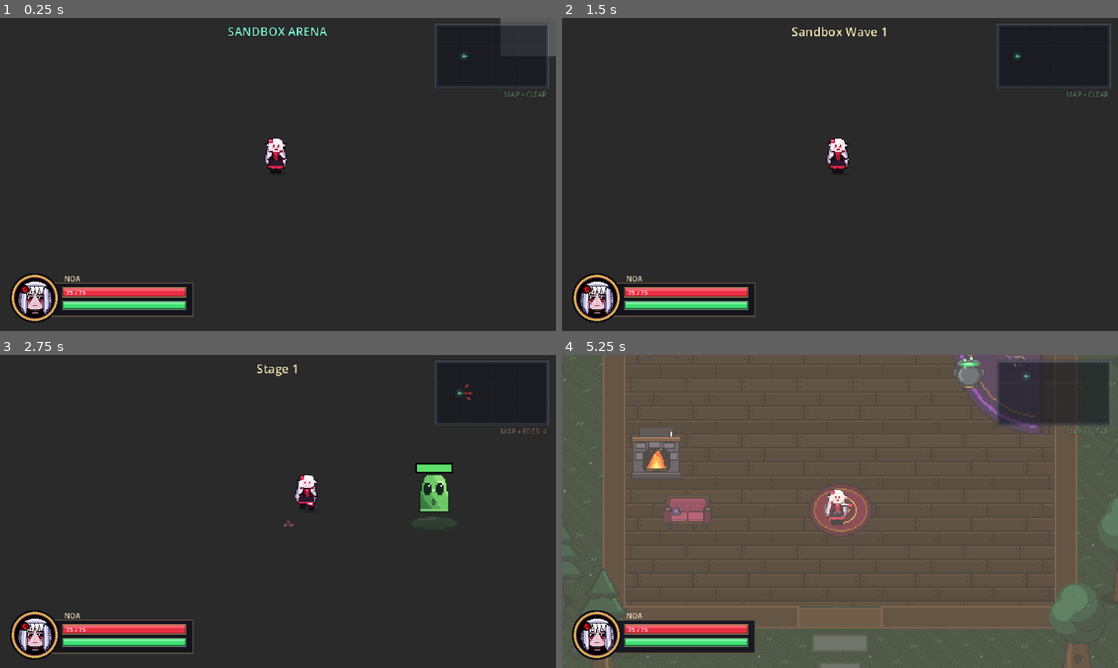
Above: before the commit, frames 1-4 (two rows, left to right).
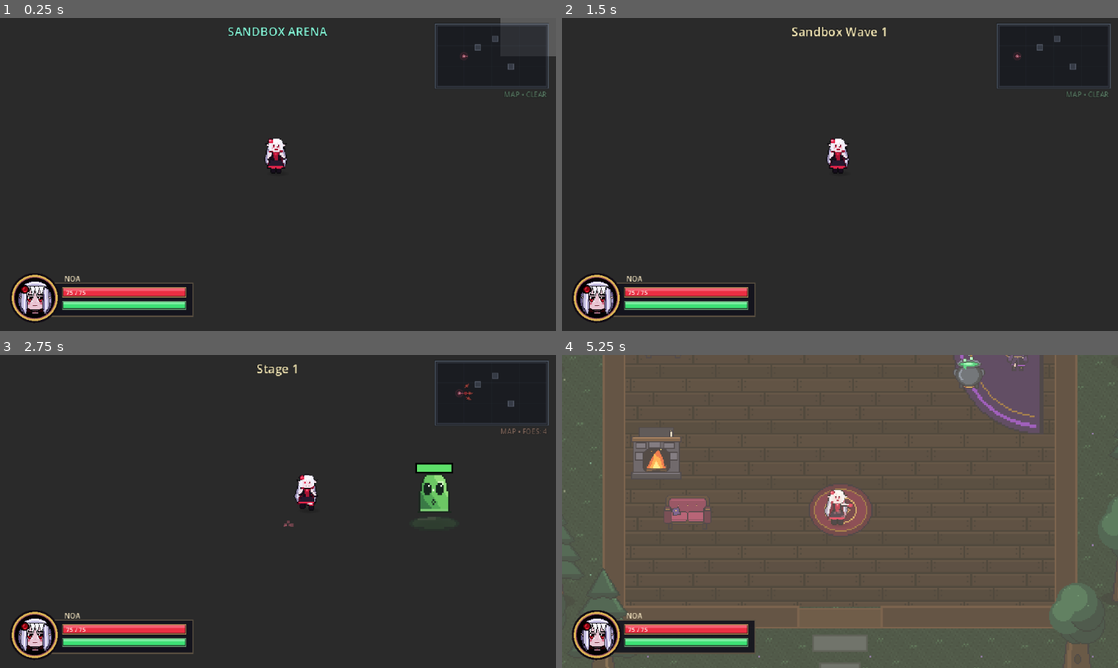
Above: after the commit, the same moments.

Repository: WizardsAcademy/newgame
Game: Godot game, scene res://tests/heroes_and_dash_test.tscn
The game is run twice, just before and just after one commit, with the same random seed, the same clock (stepped at 60 frames per second) and the same inputs. This scene is started directly instead of the project's main scene.
Inputs (mouse positions are in pixels of both pictures, inside the frame that each line leads up to):
- Up to frame 1 (0.25 s): no input
- Up to frame 2 (1.5 s): tap Enter (ui_accept) at 0.5, 0.77, 1.07 s; move the mouse to (962, 158) at 0.52 s; hold D (move_right) 0.53-1.25 s; hold Space (attack) 0.53-1.25 s; click (962, 158) at 0.67 s; drag from (728, 190) to (884, 174) at 1.27 s
- Up to frame 3 (2.75 s): move the mouse to (333, 442) at 2.02 s; hold D (move_right) from 2.03 s (still down); tap F (interact) at 2.1 s
- Up to frame 4 (5.25 s): release D (move_right) at 2.75 s; drag from (812, 574) to (873, 511) at 2.77 s; move the mouse to (1006, 558) at 3.52 s; hold A (move_left) 3.53-4.25 s; tap E at 3.6 s; tap Enter (ui_accept) at 3.77, 4.07 s; drag from (673, 464) to (840, 511) at 4.27 s; move the mouse to (867, 511) at 5.02 s; hold S (move_down) from 5.03 s (still down); tap 2 at 5.1 s; click (867, 511) at 5.17 s

The runs differ from the first frame. In frame 1, less than 0.1% of the frame differs, in the area x 83-93%, y 5-17%; in frame 2, less than 0.1%; in frame 3, less than 0.1%; in frame 4, 4.2%, in the area x 78-99%, y 1-26%.
Error before the commit: Parse Error: Cannot infer the type of "nid1" variable because the value doesn't have a set type. (res://scripts/ui/witch_skill_tree_menu.gd:482)

Commit message:
fix(ui): add explicit Array[String] typing in WitchSkillTreeMenu
Co-authored-by: arena-agent <297053741+arena-agent@users.noreply.github.com>

Diff:
--- a/scripts/ui/witch_skill_tree_menu.gd
+++ b/scripts/ui/witch_skill_tree_menu.gd
@@ -475,11 +475,15 @@
 	# Crest -> Root conduit
 	_draw_conduit(Vector2(320.0, 41.0), Vector2(320.0, 48.0), true, pri, sec, locked_line)
 
+	var row1_ids: Array[String] = ["wrath", "focus", "essence"]
+	var row2_ids: Array[String] = ["blade", "swiftness", "heart", "ward", "burst", "reaper"]
+	var row3_ids: Array[String] = ["mastery_0", "mastery_1", "mastery_2", "mastery_3", "mastery_4", "mastery_5"]
+
 	# Row 0 (`vitality`, bottom=86) -> Horizontal bar `y=95` -> Row 1 (`top=104`)
 	var y_bar0 := 95.0
 	_draw_conduit(Vector2(320.0, 86.0), Vector2(320.0, y_bar0), root_active, pri, sec, locked_line)
 	for idx in range(3):
-		var nid1 := ["wrath", "focus", "essence"][idx]
+		var nid1: String = row1_ids[idx]
 		var cx1: float = COL_CENTERS_ROW1[idx]
 		var br_active := root_active and (WitchCauldronProgression.get_node_level(_hero_id, nid1) >= 1 or root_active)
 		_draw_conduit(Vector2(320.0, y_bar0), Vector2(cx1, y_bar0), br_active, pri, sec, locked_line)
@@ -489,9 +493,6 @@
 	_draw_diamond(_tree_lines_canvas, Vector2(320.0, y_bar0), 2.8, pri if root_active else locked_gem, glow_rim)
 
 	# Row 1 (`bottom=140`) -> Horizontal split bars `y=150` -> Row 2 (`top=160`)
-	var row1_ids := ["wrath", "focus", "essence"]
-	var row2_ids := ["blade", "swiftness", "heart", "ward", "burst", "reaper"]
-	var row3_ids := ["mastery_0", "mastery_1", "mastery_2", "mastery_3", "mastery_4", "mastery_5"]
 	var y_bar1 := 150.0
 
 	for b in range(3):
